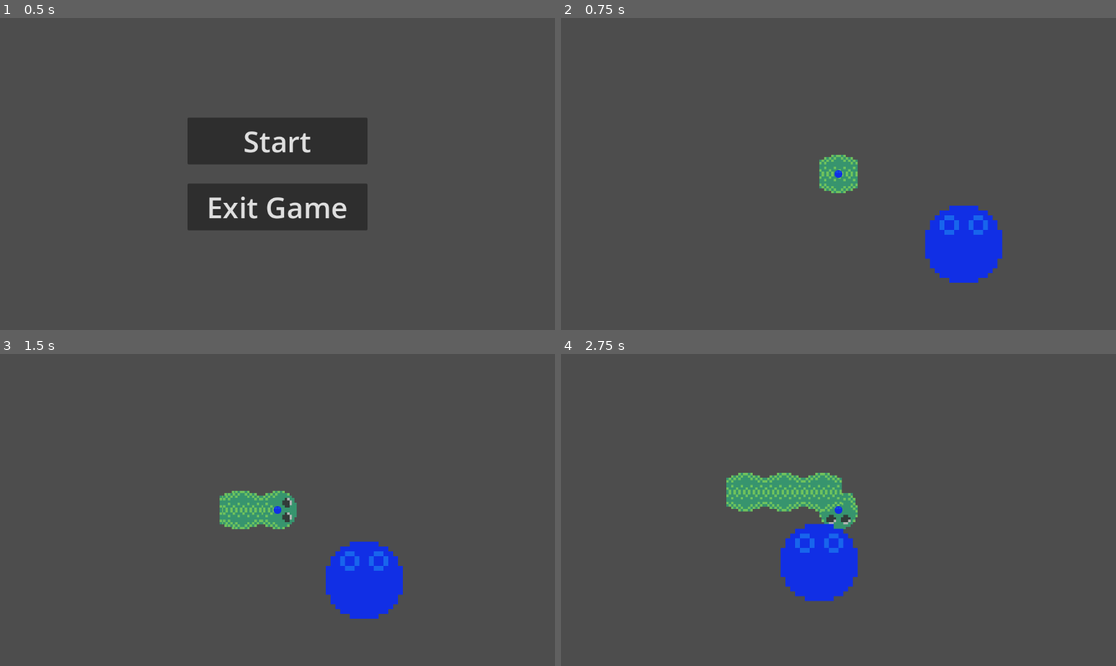
Above: before the commit, frames 1-4 (two rows, left to right).
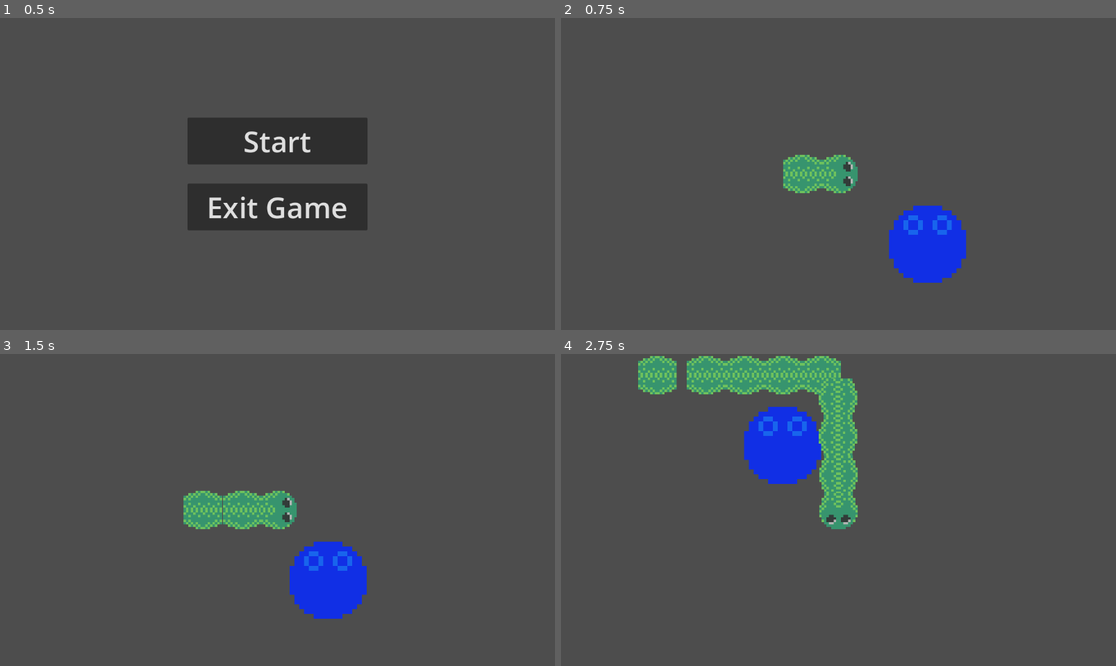
Above: after the commit, the same moments.

Repository: EdWinMaster0/ProjectSnake
Game: Godot game, scene res://scenes/Menu.tscn
Same seed, same stepped clock (60 frames per second), same inputs: the game is played once before the commit and once after it.
Inputs:
- Up to frame 1 (0.5 s): no input
- Up to frame 2 (0.75 s): click "Start" at 0.5 s
- Up to frame 3 (1.5 s): tap Enter at 1.25 s; hold D (Right) from 1.28 s (still down)
- Up to frame 4 (2.75 s): release D (Right) at 2.03 s; hold S (Down) from 2.03 s (still down)

Frame 1 is identical in both runs. In frame 2, 4.5% of the frame differs, in the area x 40-80%, y 43-85%; in frame 3, 4.2%; in frame 4, 13%, in the area x 13-54%, y 0-80%.

Commit message:
Add files via upload
snake still working

Diff:
--- a/snake-survivors/scenes/Map1.tscn
+++ b/snake-survivors/scenes/Map1.tscn
@@ -7,12 +7,16 @@
 [sub_resource type="CircleShape2D" id="CircleShape2D_67wbe"]
 radius = 34.0
 
+[sub_resource type="CircleShape2D" id="CircleShape2D_yjjee"]
+radius = 34.0
+
 [sub_resource type="CircleShape2D" id="CircleShape2D_hpr6u"]
 radius = 82.2982
 
 [node name="Map1" type="Node2D"]
 
 [node name="Player" type="CharacterBody2D" parent="."]
+position = Vector2(75, 0)
 script = ExtResource("1_rhkjq")
 
 [node name="Sprite2D" type="Sprite2D" parent="Player"]
@@ -23,12 +27,17 @@
 hframes = 4
 vframes = 20
 
-[node name="CollisionShape2D" type="CollisionShape2D" parent="Player"]
+[node name="Camera2D" type="Camera2D" parent="Player"]
+
+[node name="Area2D" type="Area2D" parent="Player"]
+
+[node name="CollisionShape2D" type="CollisionShape2D" parent="Player/Area2D"]
 shape = SubResource("CircleShape2D_67wbe")
 
-[node name="Camera2D" type="Camera2D" parent="Player"]
+[node name="CollisionShape2D" type="CollisionShape2D" parent="Player"]
+shape = SubResource("CircleShape2D_yjjee")
 
-[node name="MoveToPos_Debog" type="Sprite2D" parent="."]
+[node name="MoveToPos_Debug" type="Sprite2D" parent="."]
 texture = ExtResource("2_bejli")
 hframes = 4
 vframes = 20
--- /dev/null
+++ b/snake-survivors/scenes/OBSELETE_player_movement_stopsegment.gd
@@ -0,0 +1,21 @@
+extends Area2D
+
+@export var can_move = true;
+
+# Called when the node enters the scene tree for the first time.
+func _ready() -> void:
+	pass # Replace with function body.
+
+# Called every frame. 'delta' is the elapsed time since the previous frame.
+func _process(delta: float) -> void:
+	if !can_move:
+		get_parent().velocity = Vector2.ZERO
+		get_parent().move_and_slide()
+
+func _on_area_entered(area: Area2D) -> void:
+	can_move = false
+	print("entered")
+
+func _on_area_exited(area: Area2D) -> void:
+	can_move = true
+	print("exted")
--- a/snake-survivors/scenes/player_movement.gd
+++ b/snake-survivors/scenes/player_movement.gd
@@ -1,20 +1,19 @@
 extends CharacterBody2D
 
 @export var speed = 400
-@export var num_segments = 3
+@export var num_segments = 10
 @export var delay_frames = 12  # speed 200 => 24, speed 400=> 12
 var segments = []
 var position_history = []
 var dir_history = []
 var segment_scene = preload("res://scenes/Segment.tscn")
-var s
 func _ready():
 	for i in range(num_segments):
-		s = segment_scene.instantiate()
+		var s = segment_scene.instantiate()
 		segments.append(s)
+		s.z_index = num_segments-i
 		call_deferred("add_sibling", s)
-	for i in range(segments.size()):
-		print("asd:",segments[i], i)
+	z_index = num_segments+1
 
 var dir
 func get_input():
@@ -26,15 +25,10 @@
 	get_input()
 	move_and_slide()
 
-	if position_history.size() <= delay_frames:
-		pass
-
-	# Check if player position changed and store the new position
-	if position != position_history.back():  # Only update if position has changed
+	if position != position_history.back():
 		position_history.append(position)
 		dir_history.append(dir)
 
-	# Keep only the last `delay_frames` positions in history
 	if position_history.size() > delay_frames * (num_segments + 1):
 		position_history.pop_front()
 		dir_history.pop_front()
@@ -44,9 +38,9 @@
 			segments[i].position = position_history[(num_segments-i)*delay_frames]
 			segments[i].rotation = dir_history[(num_segments-i)*delay_frames].angle()
 		elif position_history.size() > (i+1)*delay_frames:
-			segments[i].position = position_history[(position_history.size()%delay_frames)]
-			segments[i].rotation = dir_history[position_history.size()%delay_frames].angle()
+			segments[i].position = position_history[position_history.size()-(i+1)*delay_frames]
+			segments[i].rotation = dir_history[position_history.size()-(i+1)*delay_frames].angle()
 
 
-	if dir.length() > 0:  # Ensure there's movement
+	if dir.length() > 0:
 		rotation = dir.angle()
Not shown: 1 places in snake-survivors/scenes/Map1.tscn that only renumber resources
